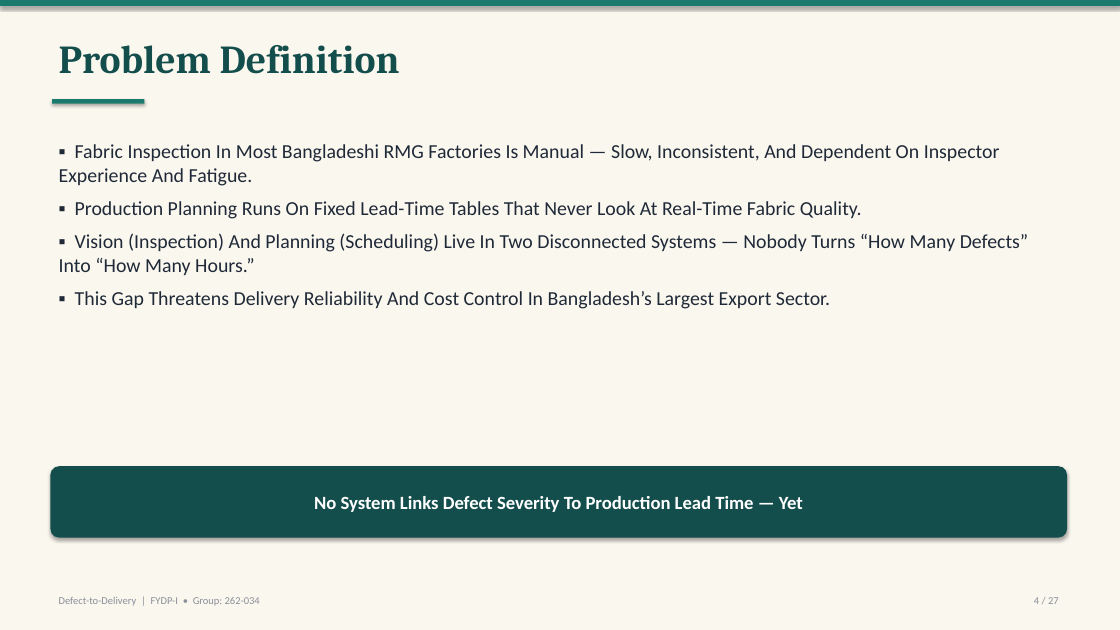
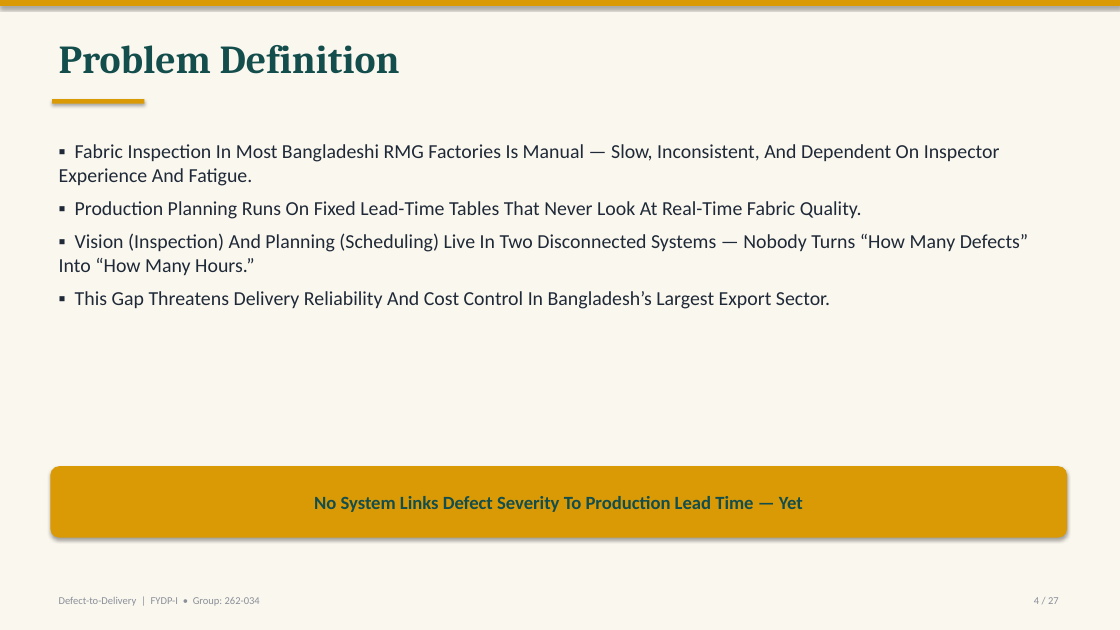
Before and after one commit to labib-ux/FYDP, a slide deck: slide 4 of slides/FYDP-I_Defect-to-Delivery.pptx. Drawn at 1120x630 pixels with LibreOffice and Linux fonts; fonts in the diff are those of the drawing. Boxes give left, top, right and bottom in pixels: in the first picture for what was removed or moved away, otherwise in the second. Text is boxed around its words. In the diff, an @@ line names an element or a change of style, - is before the commit and + after.

Commit message:
docs(slides): gold accent theme, slide-18 fan-in arrows, big-type req graphics

```diff
--- a/slides/FYDP-I_Defect-to-Delivery.pptx
+++ b/slides/FYDP-I_Defect-to-Delivery.pptx
@@ rectangle at box(0, 0, 1120, 6): fill #1B7A6E to #D99A06 @@
@@ rectangle at box(52, 99, 145, 104): fill #1B7A6E to #D99A06 @@
@@ rounded rectangle "No System Links Defect Severity ..." at box(50, 466, 1067, 538): text colour #FFFFFF to #144E4C; fill #144E4C to #D99A06 @@
```
Also in this commit, not shown: 26 other slides changed, 2 other files.
